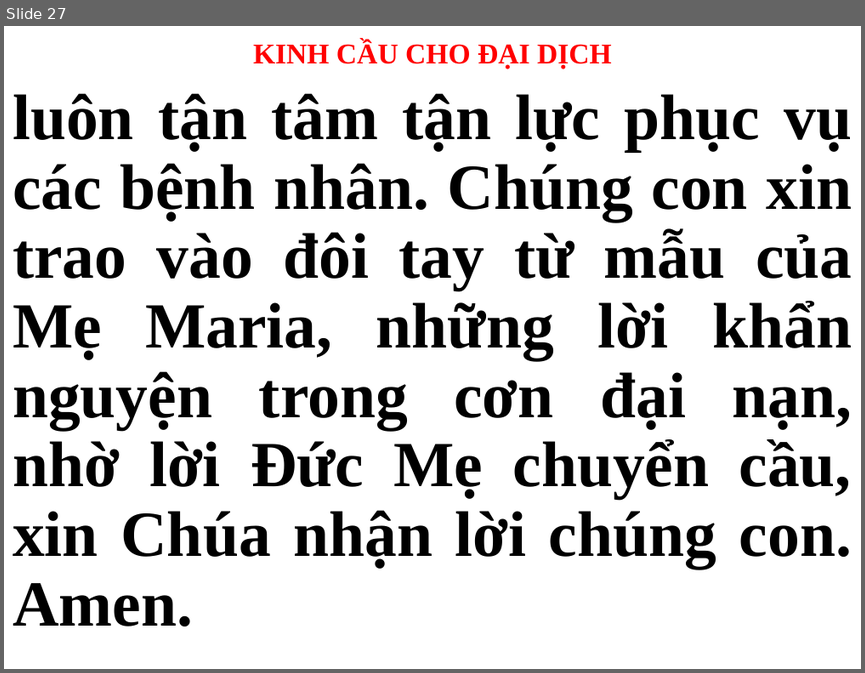
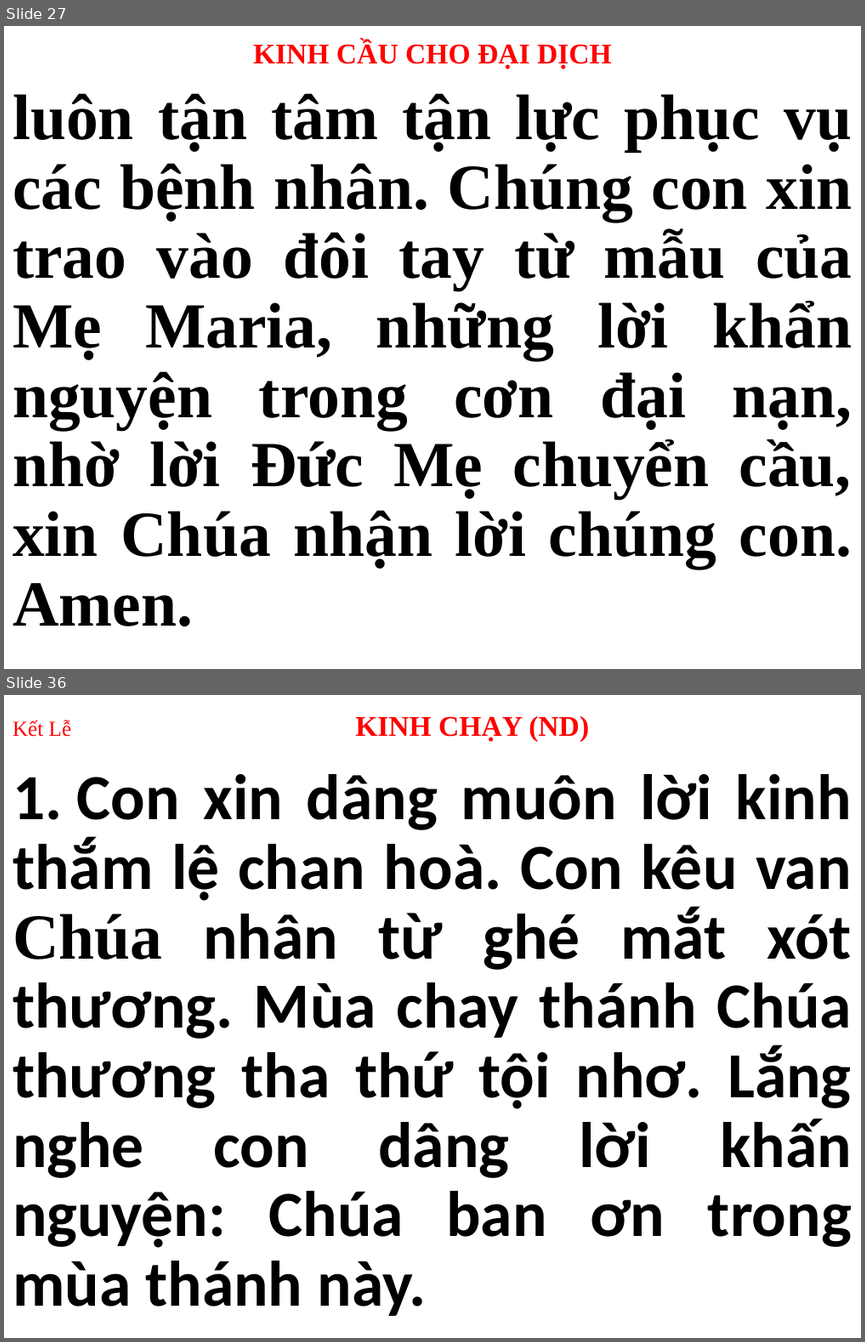
Before and after one commit to webfullstack99/usb-songs, a slide deck: CN.pptx. Shown one above the other, each under a label of ours: slide 27 before the commit, slides 27 and 36 after it; the slides between them are not shown. The pictures are 865x673 and 865x1342 pixels, drawn with LibreOffice and Linux fonts; fonts in the diff are those of the drawing. Boxes give left, top, right and bottom in pixels: in the first picture for what was removed or moved away, otherwise in the second. Text is boxed around its words. In the diff, an @@ line names an element or a change of style, - is before the commit and + after.

```diff
--- a/CN.pptx
+++ b/CN.pptx
@@ slide 36 added at (4, 695, 861, 1338), background #FFFFFF @@
@@ title added at (12, 716, 589, 741), 24 pt, text #FF0000, bold @@
+Kết Lễ KINH CHẠY (ND)
@@ subtitle added at (12, 774, 851, 1315), 54 pt, text #1F1F1F, bold @@
+1. Con xin dâng muôn lời kinh thắm lệ chan hoà. Con kêu van Chúa nhân từ ghé mắt xót thương. Mùa chay thánh Chúa thương tha thứ tội nhơ. Lắng nghe con dâng lời khấn nguyện: Chúa ban ơn trong mùa thánh này.
```
Also in this commit, not shown: 28 other slides changed, 37 other slides added, 32 slides removed, 2 other files.
